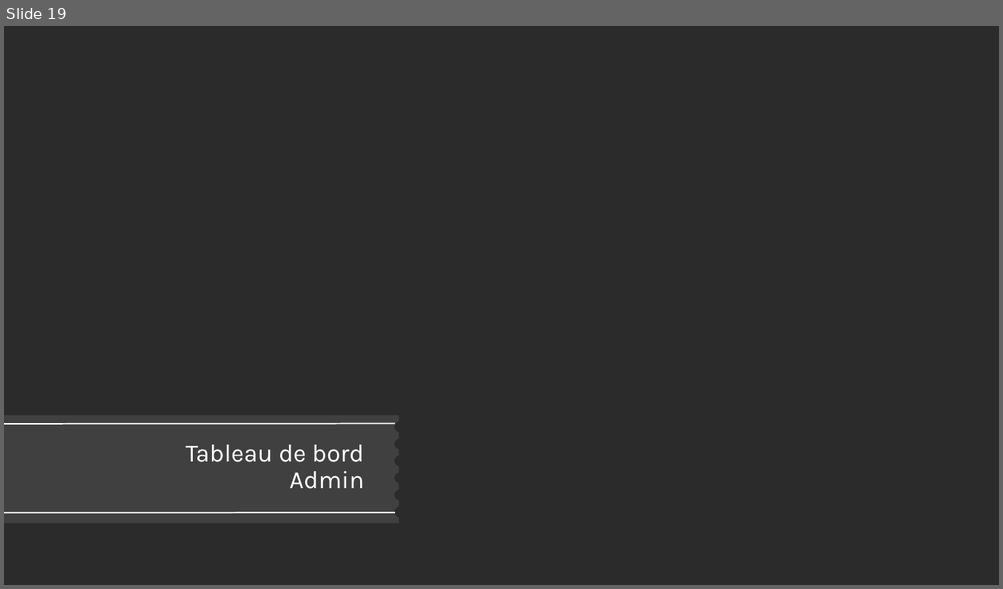
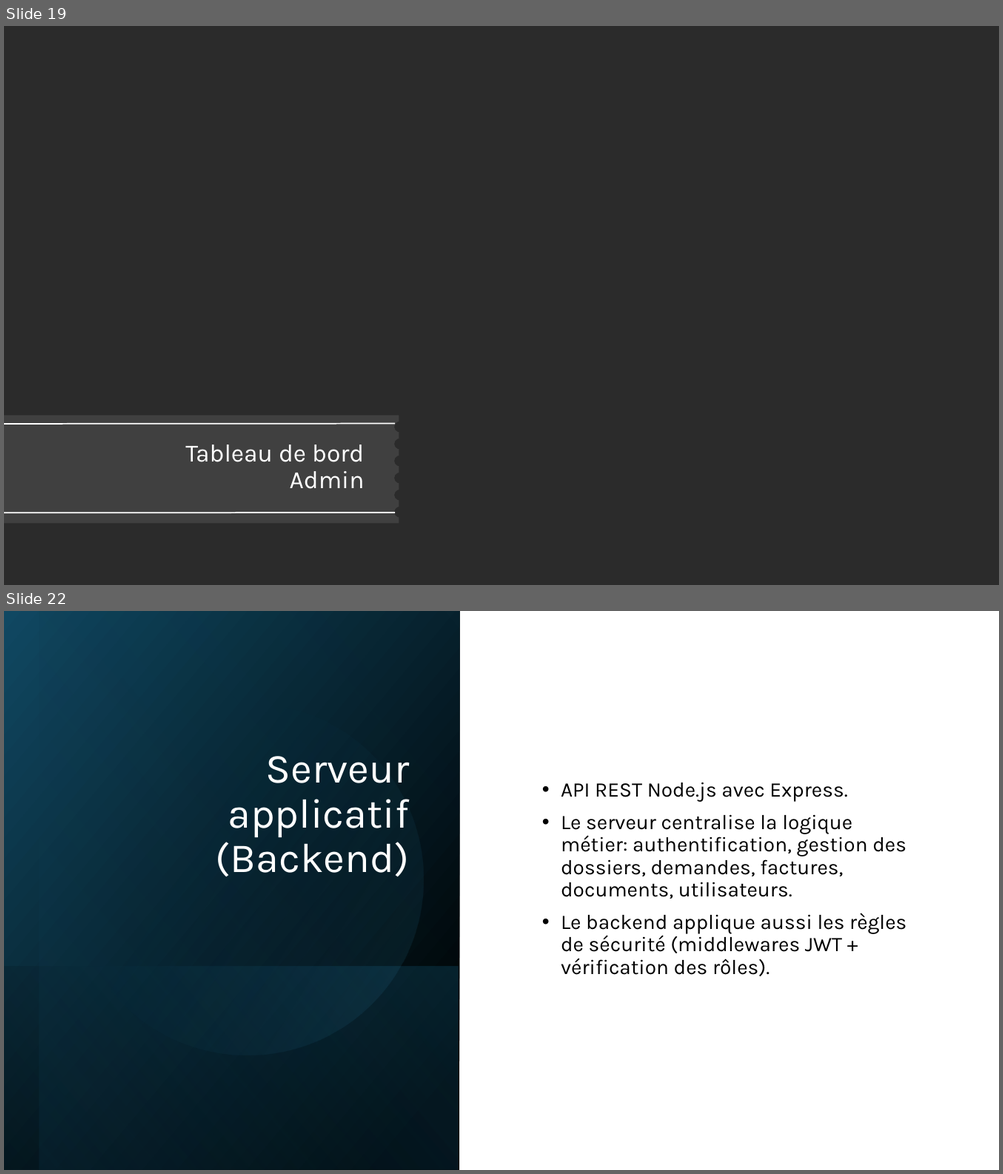
Before and after one commit to xpelletier07/Projet_Site_Immigration, a slide deck: Mandats/Mandat_3/Présentation.pptx. Shown one above the other, each under a label of ours: slide 19 before the commit, slides 19 and 22 after it; the slides between them are not shown. The pictures are 1003x589 and 1003x1174 pixels, drawn with LibreOffice and Linux fonts; fonts in the diff are those of the drawing; background and template pictures are left out; a plain dark background stands for a picture behind light text. Boxes give left, top, right and bottom in pixels: in the first picture for what was removed or moved away, otherwise in the second. Text is boxed around its words. In the diff, an @@ line names an element or a change of style, - is before the commit and + after.

```diff
--- a/Mandats/Mandat_3/Présentation.pptx
+++ b/Mandats/Mandat_3/Présentation.pptx
@@ slide 22 added at box(4, 611, 999, 1170), background #FFFFFF @@
@@ rectangle added at box(4, 611, 459, 1170), fill gradient #000000 to #104862 @@
@@ rectangle added at box(40, 611, 460, 1170), fill gradient #000000 to #156082 @@
@@ ellipse added at box(40, 671, 455, 1087), fill gradient #156082 to #46B1E1 @@
@@ title added at box(216, 756, 410, 877), 40 pt, text #FFFFFF @@
+Serveur applicatif (Backend)
@@ text added at box(560, 782, 906, 977), 20 pt, text #000000 @@
+• API REST Node.js avec Express.
+• Le serveur centralise la logique métier: authentification, gestion des dossiers, demandes, factures, documents, utilisateurs.
+• Le backend applique aussi les règles de sécurité (middlewares JWT + vérification des rôles).
@@ rectangle added at box(4, 966, 458, 1170), fill gradient #156082 to #000000 @@
```
Also in this commit, not shown: 3 slides changed, 15 other slides added.
